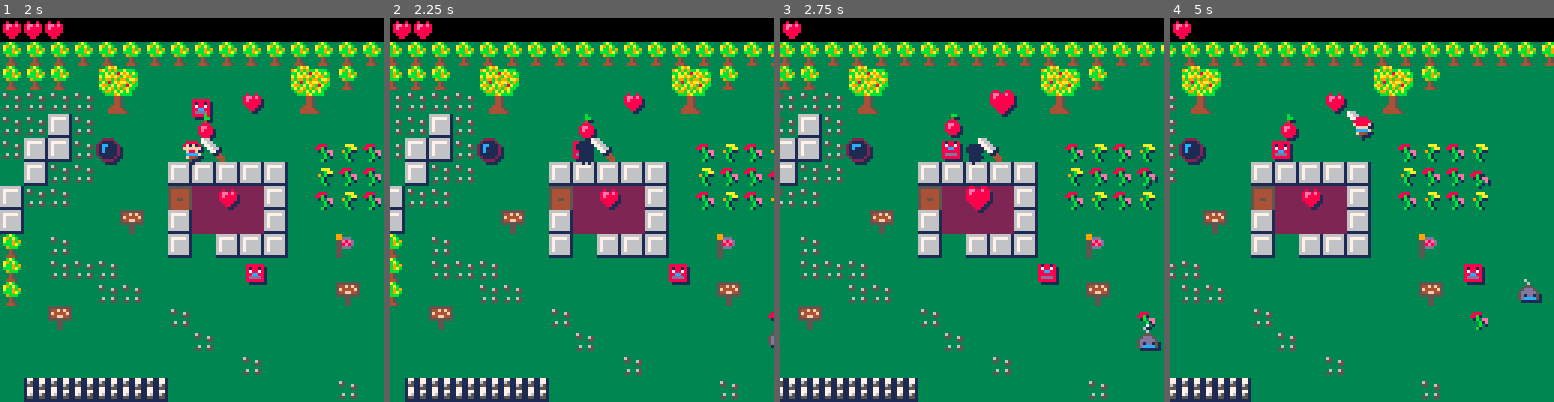
Above: before the commit, frames 1-4 (left to right).
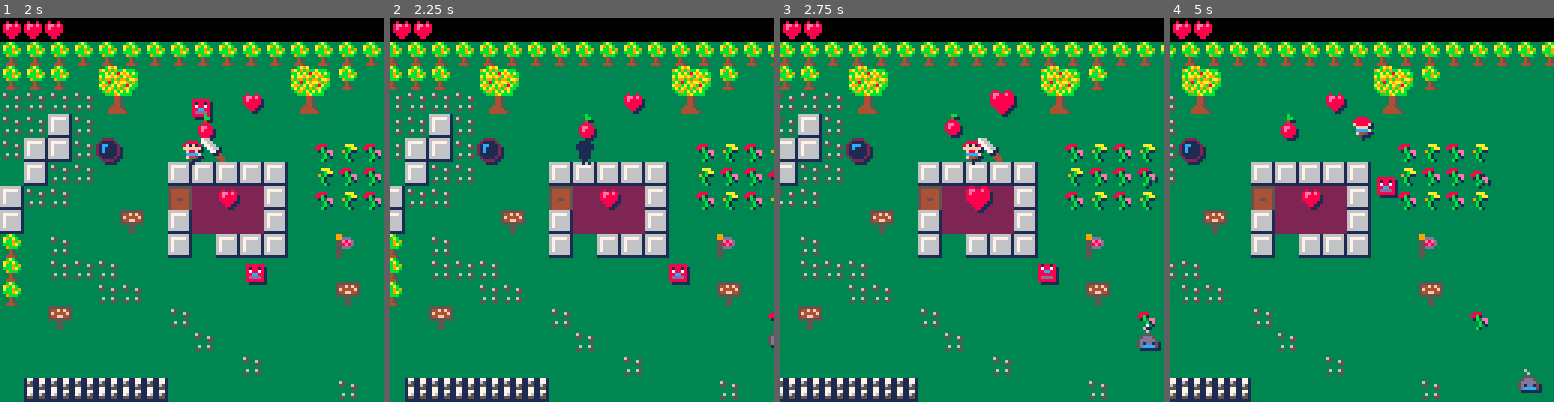
Above: after the commit, the same moments.

Repository: sdegutis/shepherdgame.com
Game: PICO-8 cartridge harbinger.p8
Same seed, same stepped clock (60 frames per second), same inputs: the game is played once before the commit and once after it.
Inputs:
- Up to frame 1 (2 s): tap X (X key) at 0.33, 1.07, 1.85 s; tap O (Z key) at 0.7, 1.7 s; hold Right from 1.6 s (still down)
- Up to frame 2 (2.25 s): release Right at 2.1 s; tap O (Z key) at 2.1 s; hold Up from 2.15 s (still down)
- Up to frame 3 (2.75 s): release Up at 2.42 s; hold Right from 2.47 s (still down); tap O (Z key) at 2.5 s
- Up to frame 4 (5 s): tap O (Z key) every 0.4 s from 2.9 to 4.9 s; tap X (X key) at 2.97, 4.08 s; release Right at 3.03 s; hold Left 3.08-3.58 s; hold Down 3.63-3.97 s; hold Right 4.02-4.68 s; hold Up from 4.73 s (still down)

Frame 1 is identical in both runs. In frame 2, 0.3% of the frame differs, in the area x 47-59%, y 31-38%; in frame 3, 0.6%; in frame 4, 1.6%, in the area x 6-97%, y 0-98%.

Commit message:
You can get rid of enemies!

Diff:
--- a/harbinger.p8
+++ b/harbinger.p8
@@ -327,6 +327,7 @@
  handlemoving(hero)
  moveenemies()
  docollide()
+ checkshot()
 
  if shot then
  	handlemoving(shot)
@@ -476,6 +477,16 @@
 
 -->8
 -- collide
+
+function checkshot()
+	if not shot then return end
+	local f, fi = getitem(shot)
+	if not f then return end
+	if f.t == 'enemy' then
+		del(items, f)
+		shot=nil
+	end
+end
 
 function docollide()
 	local f, fi = getitem(hero)
@@ -638,15 +649,14 @@
 	 end
 	end
 
+ local canskirt = e.my==0
 	if e.vx < 0 then
-	 local canskirt = e.my==0
 	 for i = 1,ceil(-e.vx) do
 		 local s1 = sprat(-1,0,e)
 		 local s2 = sprat(-1,7,e)
 		 trymove(e,s1,s2,-1,0,canskirt)
 		end
 	elseif e.vx > 0 then
-	 local canskirt = e.my==0
 	 for i = 1,flr(e.vx) do
 		 local s1 = sprat(8,0,e)
 		 local s2 = sprat(8,7,e)
@@ -666,15 +676,14 @@
 	 end
  end
 
+ local canskirt = e.mx==0
  if e.vy < 0 then
-	 local canskirt = e.mx==0
   for i = 1, ceil(-e.vy) do
 		 local s1 = sprat(0,-1,e)
 	  local s2 = sprat(7,-1,e)
 		 trymove(e,s1,s2,0,-1,canskirt)
 		end
  elseif e.vy > 0 then
-	 local canskirt = e.mx==0
   for i = 1, flr(e.vy) do
 		 local s1 = sprat(0,8,e)
 	  local s2 = sprat(7,8,e)
@@ -725,16 +734,20 @@
   moved = true
   e.x += x
   e.y += y
- elseif canskirt then
-	 if air(s1) then
-	 	moved=true
-	 	if     x==0 then e.x-=1
-	 	elseif y==0 then e.y-=1	end
-	 elseif air(s2) then
-	 	moved=true
-	 	if     x==0 then e.x+=1
-	 	elseif y==0 then e.y+=1	end
-	 end
+ else
+ 	if e==shot then
+ 		shot.t=1
+ 	elseif canskirt then
+		 if air(s1) then
+		 	moved=true
+		 	if     x==0 then e.x-=1
+		 	elseif y==0 then e.y-=1	end
+		 elseif air(s2) then
+		 	moved=true
+		 	if     x==0 then e.x+=1
+		 	elseif y==0 then e.y+=1	end
+		 end
+		end
 	end
 
  if moved then
